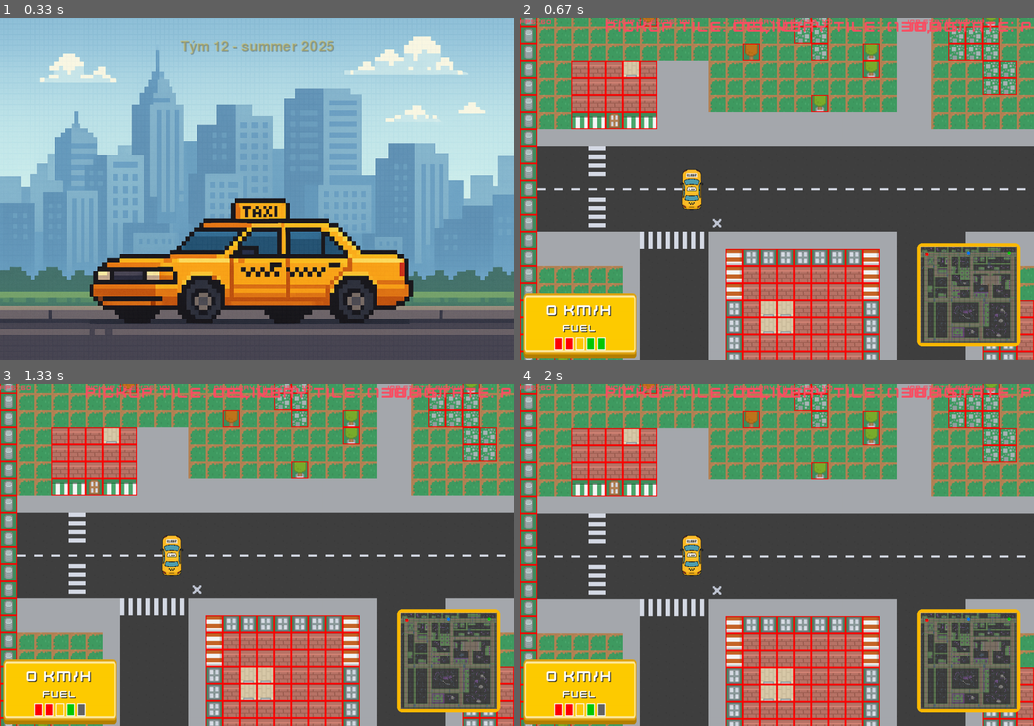
Above: before the commit, frames 1-4 (two rows, left to right).
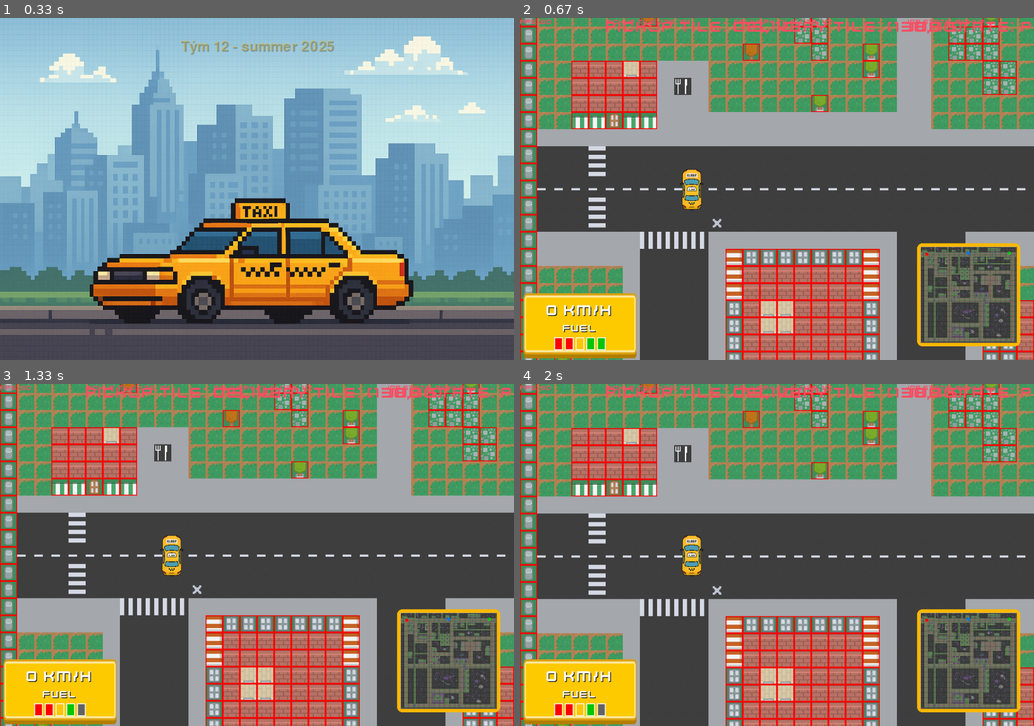
Above: after the commit, the same moments.

Repository: jirihos/UUN-Pygame-workshop
Game: pygame game, started from src/main.py
Two runs of this game, one before a commit and one after it. Both use one fixed random seed, a clock stepped at 60 frames per second and the inputs below.
Inputs (mouse positions are in pixels of both pictures, inside the frame that each line leads up to):
- Up to frame 1 (0.33 s): no input
- Up to frame 2 (0.67 s): click (777, 189) at 0.38 s
- Up to frame 3 (1.33 s): tap Space at 0.67, 1 s
- Up to frame 4 (2 s): tap Space at 1.33, 1.67 s

Frame 1 is identical in both runs. In frame 2, 0.2% of the frame differs, in the area x 30-93%, y 17-94%; in frame 3, 0.2%; in frame 4, 0.2%.

Commit message:
Food tiles ID 814

Diff:
--- a/editor/tile_map.txt
+++ b/editor/tile_map.txt
@@ -4,7 +4,7 @@
 138,0,0,0,0,0,0,0,0,0,0,0,0,0,0,0,165,165,0,0,0,0,22,22,0,165,165,165,0,0,0,0,0,0,0,0,0,0,0,0,0,0,22,22,0,0,0,0,0,0,0,0 …(247 unchanged characters)…
 138,0,0,0,0,0,0,0,0,0,0,0,0,417,0,0,0,165,0,0,451,0,22,22,0,165,165,165,0,0,0,0,0,0,0,0,454,454,0,0,0,0,22,22,0,0,0,0,0 …(281 unchanged characters)…
 138,0,0,317,317,317,808,317,22,22,22,0,0,0,0,0,0,0,0,0,451,0,22,22,0,0,0,165,165,0,0,0,0,317,317,317,317,317,808,317,31 …(338 unchanged characters)…
-138,0,0,317,317,317,317,317,22,22,22,0,0,0,0,0,0,0,0,0,0,0,22,22,0,0,0,16 …(370 unchanged characters)…
+138,0,0,317,317,317,317,317,22,814,22,0,0,0,0,0,0,0,0,0,0,0,22,22,0,0,0,16 …(370 unchanged characters)…
 138,0,0,317,317,317,317,317,22,22,22,0,0,0,0,0,0,451,0,0,0,0,22,22,0,0,0,0,0,0,0,0,0,317,317,317,317,317,317,317,317,0, …(314 unchanged characters)…
 138,0,0,339,339,621,339,339,22,22,22,22,22,22,22,22,22,22,22,22,22,22,22,22,0,0,0,0,0,0,0,0,0,343,343,343,691,691,343,3 …(323 unchanged characters)…
 138,22,22,22,22,22,22,22,22,22,22,22,22,22,22,22,22,22,22,22,22,22,22,22,22,22,22,22,22,22,22,22,22,22,22,22,22,22,22,2 …(332 unchanged characters)…
@@ -18,14 +18,14 @@
 138,0,0,0,0,0,22,850,850,850,850,22,448,317,317,317,317,317,317,317,448,22,850,850,850,850,22,0,0,0,0,0,0,0,454,0,0,0,0 …(338 unchanged characters)…
 138,0,0,0,0,0,22,850,850,850,850,22,448,317,317,317,317,317,317,317,448,22,850,850,850,850,22,0,0,0,0,0,0,0,454,454,0,0 …(348 unchanged characters)…
 138,0,0,0,0,0,22,850,850,850,850,22,691,317,808,808,317,317,317,317,691,22,850,850,850,850,22,808,317,317,317,0,0,0,0,0 …(354 unchanged characters)…
-138,0,0,0,0,0,22,850,850,850,850,22,691,317,808,808,317,317,317,317,691,22,850,850,850,850,22,691,691,317,317,0,0,0,0,0,0,0,317,317,448,448,22,850,850,709,850, …(296 unchanged characters)…
+138,0,0,0,0,0,22,850,850,850,850,22,691,317,808,808,317,317,317,317,691,22,850,850,850,850,22,691,691,317,317,0,0,0,0,165,0,0,317,317,448,448,22,850,850,709,850, …(296 unchanged characters)…
 138,0,454,0,0,0,22,850,850,850,850,22,691,317,317,317,317,317,317,317,691,22,850,850,850,850,22,691,691,317,317,0,0,0,1 …(318 unchanged characters)…
 138,0,454,0,0,0,22,850,850,850,850,22,691,317,317,317,317,317,317,317,691,22,850,850,850,850,22,691,691,317,163,0,0,0,1 …(329 unchanged characters)…
 138,0,0,0,0,0,22,850,850,850,850,22,691,317,317,317,317,808,808,317,691,22,850,850,850,850,22,808,317,317,317,0,0,0,165 …(318 unchanged characters)…
 138,0,0,0,0,0,22,850,850,850,850,22,448,317,317,317,317,808,808,317,448,22,850,850,850,850,22,0,0,0,0,0,0,0,165,165,0,0 …(300 unchanged characters)…
 138,0,0,0,0,0,22,850,850,850,850,22,448,317,317,317,317,317,317,317,448,22,850,850,850,850,22,0,0,0,0,0,454,0,0,0,0,0,3 …(286 unchanged characters)…
-138,0,0,0,0,0,22,850,850,850,850,22,448,317,317,317,317,317,317,317,448,22,850,850,850,850,22,0,0,0,0,0,0,0,0,0,0,0,317,317,448,448,22,850, …(316 unchanged characters)…
-138,0,0,0,0,0,22,850,850,850,850,22,448,808,808,691,691,808,808,808,448,22,850,850,850,850,22,0,0,0,0,0,0,0,0,0,0,0,317,317,448,448,22,850, …(316 unchanged characters)…
+138,0,0,0,0,0,22,850,850,850,850,22,448,317,317,317,317,317,317,317,448,22,850,850,850,850,22,22,22,22,0,0,0,0,0,0,0,0,317,317,448,448,22,850, …(316 unchanged characters)…
+138,0,0,0,0,0,22,850,850,850,850,22,448,808,808,691,691,808,808,808,448,22,850,850,850,850,22,22,417,22,0,0,0,0,0,0,0,0,317,317,448,448,22,850, …(316 unchanged characters)…
 138,0,0,0,0,0,22,850,850,850,850,22,22,22,22,22,22,22,22,22,22,22,850,850,850,850,22,22,22,22,0,0,0,0,0,0,0,0,0,0,0,0,2 …(263 unchanged characters)…
 138,0,0,0,0,0,22,850,850,850,850,850,850,850,850,850,850,850,850,850,779,779,782,782,782,782,22,22,22,22,0,0,0,454,0,0, …(280 unchanged characters)…
 138,0,0,0,0,0,22,850,850,850,850,850,850,850,850,850,850,850,850,850,779,779,850,850,850,850,22,22,22,22,0,0,0,0,0,0,0, …(308 unchanged characters)…
@@ -46,7 +46,7 @@
 138,0,0,451,0,0,22,850,850,850,850,22,0,0,0,0,0,0,0,0,0,22,850,850,850,850,850,850,850,850,850,850,850,850,850,850,850, …(370 unchanged characters)…
 138,0,0,451,0,0,22,850,850,850,850,22,0,0,0,0,0,0,0,0,0,22,850,850,850,850,850,850,850,850,850,850,850,850,850,850,850, …(400 unchanged characters)…
 138,0,0,0,0,0,22,850,850,850,850,22,0,0,0,0,0,0,0,0,0,22,22,22,22,22,22,22,22,22,22,22,22,22,22,22,22,22,22,22,22,22,22 …(363 unchanged characters)…
-138,0,0,0,0,0,22,850,850,850,850,22,0,0,0,0,451,0,0,0,0,22,2 …(257 unchanged characters)… 50,850,850,850,851,850,850,850,850,850,850,850,850,850,850,850,448,448,317,317,317 …(66 unchanged characters)…
+138,0,0,0,0,0,22,850,850,850,850,22,0,0,0,0,451,0,0,0,0,22,2 …(257 unchanged characters)… 50,850,850,850,851,850,850,850,850,850,814,850,850,850,850,850,448,448,317,317,317 …(66 unchanged characters)…
 138,0,0,0,0,0,22,850,850,850,850,22,0,0,0,0,451,0,0,0,0,22,22,0,0,0,0,0,0,0,0,0,0,0,0,0,0,0,0,0,0,0,22,850,850,709,850, …(352 unchanged characters)…
 138,0,0,0,0,0,22,850,850,850,850,22,0,0,0,0,451,0,0,0,0,22,22,0,0,0,0,0,0,0,0,0,0,0,0,0,0,0,0,0,0,0,22,850,850,709,850, …(342 unchanged characters)…
 138,0,0,0,0,0,22,850,850,850,850,22,0,0,0,0,0,451,0,0,0,22,22,0,0,0,0,0,0,0,0,0,452,452,452,452,0,0,0,0,0,0,22,850,850, …(348 unchanged characters)…
@@ -131,15 +131,15 @@
 138,0,0,0,0,0,22,850,850,850,850,22,0,0,0,0,0,0,0,0,0,22,22,22,0,0,0,0,0,0,0,0,0,0,0,0,0,0,0,0,0,0,22,850,850,709,850,8 …(289 unchanged characters)…
 138,0,0,0,0,0,22,850,850,850,850,22,0,0,0,451,451,0,0,0,0,22,22,22,0,0,0,0,0,0,0,0,0,0,0,0,452,452,0,0,0,0,22,850,850,7 …(305 unchanged characters)…
 138,0,0,0,0,0,22,850,850,850,850,22,0,0,0,451,0,0,0,0,0,22,22,22,0,0,0,0,0,0,451,0,0,0,452,0,452,452,0,0,0,0,22,850,850 …(313 unchanged characters)…
-138,0,0,0,0,0,22,850,850,850,850,22,0,0,0,0,0,0,0,0,0,22,22, …(105 unchanged characters)… 317,317,317,317,317,317,317,691,691,691,0,0,0,0,0,0,0,0,0,0,170,170,170,170,452,165,0,0,0,0,0 …(156 unchanged characters)…
-138,0,0,0,0,0,22,850,850,850,850,22,0,0,0,0,0,0,0,0,0,22,22, …(107 unchanged characters)… 317,317,317,317,317,317,317,691,691,691,0,0,0,0,0,0,0,165,0,0,170,170,170,170,452,0,0,0,0,0,0 …(166 unchanged characters)…
-138,0,0,0,0,0,22,850,850,850,850,22,0,0,0,0,0,0,0,0,0,22,22, …(107 unchanged characters)… 317,317,317,317,317,317,317,691,691,691,0,0,0,0,0,0,0,165,165,0,0,0,0,0,452,0,0,451,0,0,0,0,2 …(154 unchanged characters)…
-138,0,0,0,0,0,22,850,850,850,850,22,0,0,451,0,0,0,0,0,0,22,2 …(107 unchanged characters)… 317,317,317,691,317,317,317,691,691,691,0,0,0,0,0,0,0,451,0,0,0,0,0,0,0,451,0,0,0,0,0,0,22,85 …(144 unchanged characters)…
-138,0,0,0,0,0,22,850,850,850,850,22,0,0,451,0,0,0,0,0,0,22,2 …(107 unchanged characters)… 691,691,691,691,691,317,317,691,691,691,0,0,0,0,0,0,0,451,451,0,0,0,0,0,0,0,0,452,452,0,0,0,2 …(166 unchanged characters)…
-138,0,0,0,0,0,22,850,850,850,850,22,0,0,0,0,0,0,0,0,0,22,22, …(105 unchanged characters)… 691,691,691,691,317,317,317,691,691,691,0,0,0,0,0,0,0,451,0,0,0,0,0,0,0,0,0,0,0,0,0,0,22,850, …(156 unchanged characters)…
-138,0,0,0,0,0,22,850,850,850,850,22,0,0,0,0,0,0,0,0,0,22,22, …(105 unchanged characters)… 317,317,317,317,317,317,317,691,691,691,0,0,0,0,0,0,0,0,0,0,0,0,0,0,0,0,0,0,0,0,0,0,22,850,85 …(150 unchanged characters)…
-138,0,0,0,0,0,22,850,850,850,850,22,0,0,0,0,0,0,0,0,0,22,22, …(105 unchanged characters)… 691,691,691,691,691,691,691,691,691,691,0,0,0,0,0,0,0,0,0,0,0,0,0,0,0,0,0,0,0,0,0,0,22,850,85 …(140 unchanged characters)…
-138,0,0,0,0,0,22,850,850,850,850,22,0,0,0,0,451,0,0,0,0,22,2 …(107 unchanged characters)… 691,691,691,691,691,691,691,691,691,691,0,0,0,0,0,0,0,0,0,0,0,0,0,0,0,0,0,0,0,0,0,0,22,850,85 …(134 unchanged characters)…
+138,0,0,0,0,0,22,850,850,850,850,22,0,0,0,0,0,0,0,0,0,22,22, …(105 unchanged characters)… 317,317,317,317,317,317,317,691,691,691,22,22,22,22,22,22,22,0,0,0,170,170,170,170,452,165,0,0,0,0,0 …(156 unchanged characters)…
+138,0,0,0,0,0,22,850,850,850,850,22,0,0,0,0,0,0,0,0,0,22,22, …(107 unchanged characters)… 317,317,317,317,317,317,317,691,691,691,22,22,22,22,22,22,22,165,0,0,170,170,170,170,452,0,0,0,0,0,0 …(166 unchanged characters)…
+138,0,0,0,0,0,22,850,850,850,850,22,0,0,0,0,0,0,0,0,0,22,22, …(107 unchanged characters)… 317,317,317,317,317,317,317,691,691,691,22,22,22,22,22,22,22,165,165,0,0,0,0,0,452,0,0,451,0,0,0,0,2 …(154 unchanged characters)…
+138,0,0,0,0,0,22,850,850,850,850,22,0,0,451,0,0,0,0,0,0,22,2 …(107 unchanged characters)… 317,317,317,691,317,317,317,691,691,691,22,22,22,22,22,22,22,451,0,0,0,0,0,0,0,451,0,0,0,0,0,0,22,85 …(144 unchanged characters)…
+138,0,0,0,0,0,22,850,850,850,850,22,0,0,451,0,0,0,0,0,0,22,2 …(107 unchanged characters)… 691,691,691,691,691,317,317,691,691,691,22,22,22,22,22,22,22,451,451,0,0,0,0,0,0,0,0,452,452,0,0,0,2 …(166 unchanged characters)…
+138,0,0,0,0,0,22,850,850,850,850,22,0,0,0,0,0,0,0,0,0,22,22, …(105 unchanged characters)… 691,691,691,691,317,317,317,691,691,691,22,22,22,22,22,22,22,451,0,0,0,0,0,0,0,0,0,0,0,0,0,0,22,850, …(156 unchanged characters)…
+138,0,0,0,0,0,22,850,850,850,850,22,0,0,0,0,0,0,0,0,0,22,22, …(105 unchanged characters)… 317,317,317,317,317,317,317,691,691,691,22,22,22,814,22,22,22,0,0,0,0,0,0,0,0,0,0,0,0,0,0,0,22,850,85 …(150 unchanged characters)…
+138,0,0,0,0,0,22,850,850,850,850,22,0,0,0,0,0,0,0,0,0,22,22, …(105 unchanged characters)… 691,691,691,691,691,691,691,691,691,691,22,22,22,22,22,22,22,0,0,0,0,0,0,0,0,0,0,0,0,0,0,0,22,850,85 …(140 unchanged characters)…
+138,0,0,0,0,0,22,850,850,850,850,22,0,0,0,0,451,0,0,0,0,22,2 …(107 unchanged characters)… 691,691,691,691,691,691,691,691,691,691,22,22,22,22,22,22,22,0,0,0,0,0,0,0,0,0,0,0,0,0,0,0,22,850,85 …(134 unchanged characters)…
 138,0,0,0,0,0,22,782,782,782,782,22,22,22,22,22,22,22,22,22,22,22,22,22,22,22,22,22,22,22,22,22,22,22,22,22,22,22,22,22 …(302 unchanged characters)…
 138,0,0,0,0,0,22,850,850,850,850,850,850,850,850,850,850,850,850,850,850,779,779,779,850,850,850,850,850,850,850,850,85 …(420 unchanged characters)…
 138,0,0,0,0,0,22,850,850,850,850,850,850,850,850,850,850,850,850,850,850,779,779,779,850,850,850,850,850,850,850,850,85 …(464 unchanged characters)…
--- a/src/Tiles/Game/tile_map.txt
+++ b/src/Tiles/Game/tile_map.txt
@@ -4,7 +4,7 @@
 138,0,0,0,0,0,0,0,0,0,0,0,0,0,0,0,165,165,0,0,0,0,22,22,0,165,165,165,0,0,0,0,0,0,0,0,0,0,0,0,0,0,22,22,0,0,0,0,0,0,0,0 …(247 unchanged characters)…
 138,0,0,0,0,0,0,0,0,0,0,0,0,417,0,0,0,165,0,0,451,0,22,22,0,165,165,165,0,0,0,0,0,0,0,0,454,454,0,0,0,0,22,22,0,0,0,0,0 …(281 unchanged characters)…
 138,0,0,317,317,317,808,317,22,22,22,0,0,0,0,0,0,0,0,0,451,0,22,22,0,0,0,165,165,0,0,0,0,317,317,317,317,317,808,317,31 …(338 unchanged characters)…
-138,0,0,317,317,317,317,317,22,22,22,0,0,0,0,0,0,0,0,0,0,0,22,22,0,0,0,16 …(370 unchanged characters)…
+138,0,0,317,317,317,317,317,22,814,22,0,0,0,0,0,0,0,0,0,0,0,22,22,0,0,0,16 …(370 unchanged characters)…
 138,0,0,317,317,317,317,317,22,22,22,0,0,0,0,0,0,451,0,0,0,0,22,22,0,0,0,0,0,0,0,0,0,317,317,317,317,317,317,317,317,0, …(314 unchanged characters)…
 138,0,0,339,339,621,339,339,22,22,22,22,22,22,22,22,22,22,22,22,22,22,22,22,0,0,0,0,0,0,0,0,0,343,343,343,691,691,343,3 …(323 unchanged characters)…
 138,22,22,22,22,22,22,22,22,22,22,22,22,22,22,22,22,22,22,22,22,22,22,22,22,22,22,22,22,22,22,22,22,22,22,22,22,22,22,2 …(332 unchanged characters)…
@@ -46,7 +46,7 @@
 138,0,0,451,0,0,22,850,850,850,850,22,0,0,0,0,0,0,0,0,0,22,850,850,850,850,850,850,850,850,850,850,850,850,850,850,850, …(370 unchanged characters)…
 138,0,0,451,0,0,22,850,850,850,850,22,0,0,0,0,0,0,0,0,0,22,850,850,850,850,850,850,850,850,850,850,850,850,850,850,850, …(400 unchanged characters)…
 138,0,0,0,0,0,22,850,850,850,850,22,0,0,0,0,0,0,0,0,0,22,22,22,22,22,22,22,22,22,22,22,22,22,22,22,22,22,22,22,22,22,22 …(363 unchanged characters)…
-138,0,0,0,0,0,22,850,850,850,850,22,0,0,0,0,451,0,0,0,0,22,2 …(257 unchanged characters)… 50,850,850,850,851,850,850,850,850,850,850,850,850,850,850,850,448,448,317,317,317 …(66 unchanged characters)…
+138,0,0,0,0,0,22,850,850,850,850,22,0,0,0,0,451,0,0,0,0,22,2 …(257 unchanged characters)… 50,850,850,850,851,850,850,850,850,850,814,850,850,850,850,850,448,448,317,317,317 …(66 unchanged characters)…
 138,0,0,0,0,0,22,850,850,850,850,22,0,0,0,0,451,0,0,0,0,22,22,0,0,0,0,0,0,0,0,0,0,0,0,0,0,0,0,0,0,0,22,850,850,709,850, …(352 unchanged characters)…
 138,0,0,0,0,0,22,850,850,850,850,22,0,0,0,0,451,0,0,0,0,22,22,0,0,0,0,0,0,0,0,0,0,0,0,0,0,0,0,0,0,0,22,850,850,709,850, …(342 unchanged characters)…
 138,0,0,0,0,0,22,850,850,850,850,22,0,0,0,0,0,451,0,0,0,22,22,0,0,0,0,0,0,0,0,0,452,452,452,452,0,0,0,0,0,0,22,850,850, …(348 unchanged characters)…
@@ -131,15 +131,15 @@
 138,0,0,0,0,0,22,850,850,850,850,22,0,0,0,0,0,0,0,0,0,22,22,22,0,0,0,0,0,0,0,0,0,0,0,0,0,0,0,0,0,0,22,850,850,709,850,8 …(289 unchanged characters)…
 138,0,0,0,0,0,22,850,850,850,850,22,0,0,0,451,451,0,0,0,0,22,22,22,0,0,0,0,0,0,0,0,0,0,0,0,452,452,0,0,0,0,22,850,850,7 …(305 unchanged characters)…
 138,0,0,0,0,0,22,850,850,850,850,22,0,0,0,451,0,0,0,0,0,22,22,22,0,0,0,0,0,0,451,0,0,0,452,0,452,452,0,0,0,0,22,850,850 …(313 unchanged characters)…
-138,0,0,0,0,0,22,850,850,850,850,22,0,0,0,0,0,0,0,0,0,22,22, …(105 unchanged characters)… 317,317,317,317,317,317,317,691,691,691,0,0,0,0,0,0,0,0,0,0,170,170,170,170,452,165,0,0,0,0,0 …(156 unchanged characters)…
-138,0,0,0,0,0,22,850,850,850,850,22,0,0,0,0,0,0,0,0,0,22,22, …(107 unchanged characters)… 317,317,317,317,317,317,317,691,691,691,0,0,0,0,0,0,0,165,0,0,170,170,170,170,452,0,0,0,0,0,0 …(166 unchanged characters)…
-138,0,0,0,0,0,22,850,850,850,850,22,0,0,0,0,0,0,0,0,0,22,22, …(107 unchanged characters)… 317,317,317,317,317,317,317,691,691,691,0,0,0,0,0,0,0,165,165,0,0,0,0,0,452,0,0,451,0,0,0,0,2 …(154 unchanged characters)…
-138,0,0,0,0,0,22,850,850,850,850,22,0,0,451,0,0,0,0,0,0,22,2 …(107 unchanged characters)… 317,317,317,691,317,317,317,691,691,691,0,0,0,0,0,0,0,451,0,0,0,0,0,0,0,451,0,0,0,0,0,0,22,85 …(144 unchanged characters)…
-138,0,0,0,0,0,22,850,850,850,850,22,0,0,451,0,0,0,0,0,0,22,2 …(107 unchanged characters)… 691,691,691,691,691,317,317,691,691,691,0,0,0,0,0,0,0,451,451,0,0,0,0,0,0,0,0,452,452,0,0,0,2 …(166 unchanged characters)…
-138,0,0,0,0,0,22,850,850,850,850,22,0,0,0,0,0,0,0,0,0,22,22, …(105 unchanged characters)… 691,691,691,691,317,317,317,691,691,691,0,0,0,0,0,0,0,451,0,0,0,0,0,0,0,0,0,0,0,0,0,0,22,850, …(156 unchanged characters)…
-138,0,0,0,0,0,22,850,850,850,850,22,0,0,0,0,0,0,0,0,0,22,22, …(105 unchanged characters)… 317,317,317,317,317,317,317,691,691,691,0,0,0,0,0,0,0,0,0,0,0,0,0,0,0,0,0,0,0,0,0,0,22,850,85 …(150 unchanged characters)…
-138,0,0,0,0,0,22,850,850,850,850,22,0,0,0,0,0,0,0,0,0,22,22, …(105 unchanged characters)… 691,691,691,691,691,691,691,691,691,691,0,0,0,0,0,0,0,0,0,0,0,0,0,0,0,0,0,0,0,0,0,0,22,850,85 …(140 unchanged characters)…
-138,0,0,0,0,0,22,850,850,850,850,22,0,0,0,0,451,0,0,0,0,22,2 …(107 unchanged characters)… 691,691,691,691,691,691,691,691,691,691,0,0,0,0,0,0,0,0,0,0,0,0,0,0,0,0,0,0,0,0,0,0,22,850,85 …(134 unchanged characters)…
+138,0,0,0,0,0,22,850,850,850,850,22,0,0,0,0,0,0,0,0,0,22,22, …(105 unchanged characters)… 317,317,317,317,317,317,317,691,691,691,22,22,22,22,22,22,22,0,0,0,170,170,170,170,452,165,0,0,0,0,0 …(156 unchanged characters)…
+138,0,0,0,0,0,22,850,850,850,850,22,0,0,0,0,0,0,0,0,0,22,22, …(107 unchanged characters)… 317,317,317,317,317,317,317,691,691,691,22,22,22,22,22,22,22,165,0,0,170,170,170,170,452,0,0,0,0,0,0 …(166 unchanged characters)…
+138,0,0,0,0,0,22,850,850,850,850,22,0,0,0,0,0,0,0,0,0,22,22, …(107 unchanged characters)… 317,317,317,317,317,317,317,691,691,691,22,22,22,22,22,22,22,165,165,0,0,0,0,0,452,0,0,451,0,0,0,0,2 …(154 unchanged characters)…
+138,0,0,0,0,0,22,850,850,850,850,22,0,0,451,0,0,0,0,0,0,22,2 …(107 unchanged characters)… 317,317,317,691,317,317,317,691,691,691,22,22,22,22,22,22,22,451,0,0,0,0,0,0,0,451,0,0,0,0,0,0,22,85 …(144 unchanged characters)…
+138,0,0,0,0,0,22,850,850,850,850,22,0,0,451,0,0,0,0,0,0,22,2 …(107 unchanged characters)… 691,691,691,691,691,317,317,691,691,691,22,22,22,22,22,22,22,451,451,0,0,0,0,0,0,0,0,452,452,0,0,0,2 …(166 unchanged characters)…
+138,0,0,0,0,0,22,850,850,850,850,22,0,0,0,0,0,0,0,0,0,22,22, …(105 unchanged characters)… 691,691,691,691,317,317,317,691,691,691,22,22,22,22,22,22,22,451,0,0,0,0,0,0,0,0,0,0,0,0,0,0,22,850, …(156 unchanged characters)…
+138,0,0,0,0,0,22,850,850,850,850,22,0,0,0,0,0,0,0,0,0,22,22, …(105 unchanged characters)… 317,317,317,317,317,317,317,691,691,691,22,22,22,814,22,22,22,0,0,0,0,0,0,0,0,0,0,0,0,0,0,0,22,850,85 …(150 unchanged characters)…
+138,0,0,0,0,0,22,850,850,850,850,22,0,0,0,0,0,0,0,0,0,22,22, …(105 unchanged characters)… 691,691,691,691,691,691,691,691,691,691,22,22,22,22,22,22,22,0,0,0,0,0,0,0,0,0,0,0,0,0,0,0,22,850,85 …(140 unchanged characters)…
+138,0,0,0,0,0,22,850,850,850,850,22,0,0,0,0,451,0,0,0,0,22,2 …(107 unchanged characters)… 691,691,691,691,691,691,691,691,691,691,22,22,22,22,22,22,22,0,0,0,0,0,0,0,0,0,0,0,0,0,0,0,22,850,85 …(134 unchanged characters)…
 138,0,0,0,0,0,22,782,782,782,782,22,22,22,22,22,22,22,22,22,22,22,22,22,22,22,22,22,22,22,22,22,22,22,22,22,22,22,22,22 …(302 unchanged characters)…
 138,0,0,0,0,0,22,850,850,850,850,850,850,850,850,850,850,850,850,850,850,779,779,779,850,850,850,850,850,850,850,850,85 …(420 unchanged characters)…
 138,0,0,0,0,0,22,850,850,850,850,850,850,850,850,850,850,850,850,850,850,779,779,779,850,850,850,850,850,850,850,850,85 …(464 unchanged characters)…
--- a/src/scenes/game.py
+++ b/src/scenes/game.py
@@ -56,7 +56,7 @@
         map_filepath = os.path.join(os.path.dirname(base_path), "editor/tile_map.txt")
         self.tile_map = load_tile_map(map_filepath)
 
-        self.WALKABLE_TILES = [0, 22, 850, 851, 852, 779, 674, 709, 782]
+        self.WALKABLE_TILES = [0, 22, 850, 851, 852, 779, 674, 709, 782, 814]
 
         self.MAP_WIDTH = len(self.tile_map[0]) * self.tile_size
         self.MAP_HEIGHT = len(self.tile_map) * self.tile_size
Binary file changed: editor/tilemap.png
Binary file changed: src/Tiles/Game/tilemap.png
